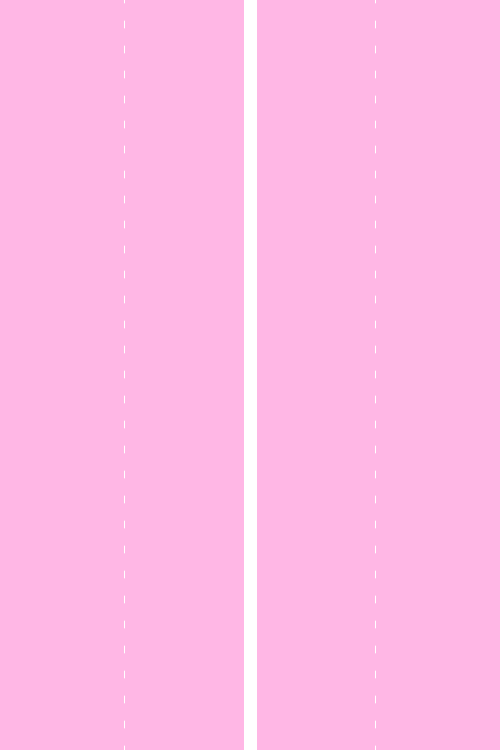
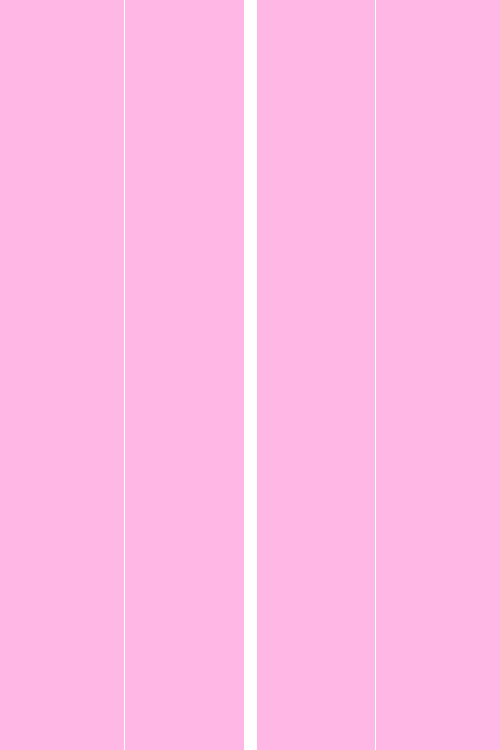
Revision of a layered w=500, h=750 image; what changed, layer by layer:
painted on "Shape 2 copy" over [375, 3, 376, 746]
painted on "Shape 2" over [124, 3, 125, 746]
